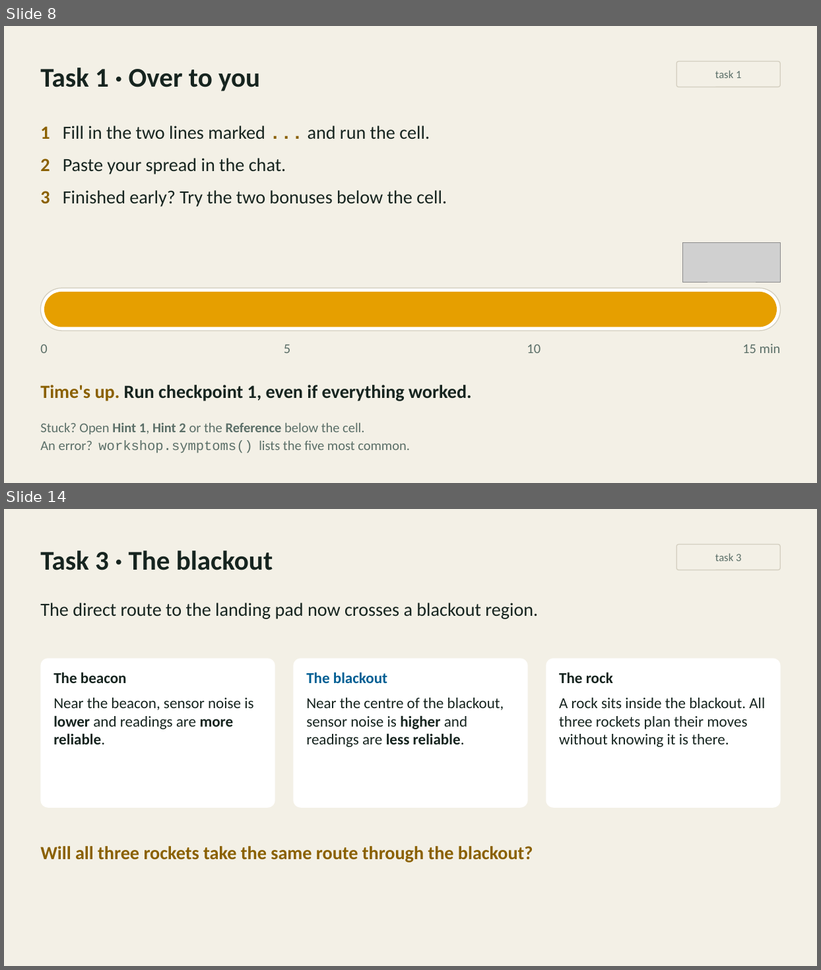
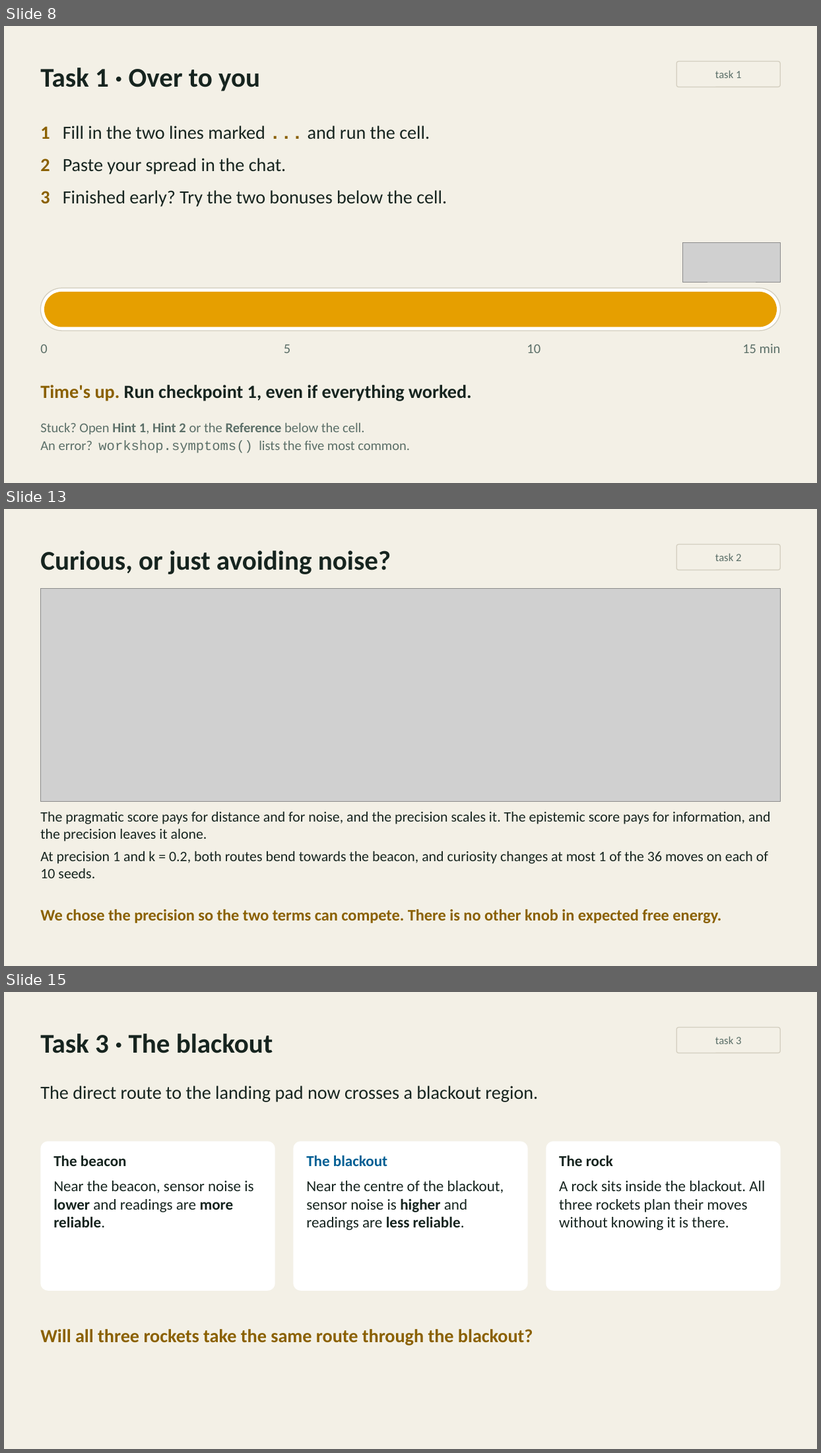
Before and after one commit to inferogenesis/cpomdp-workshop, a slide deck: deck/cpomdp_symposium_2026.pptx. Shown one above the other, each under a label of ours: slides 8 and 14 before the commit, slides 8, 13 and 15 after it; the slides between them are not shown. The pictures are 821x970 and 821x1453 pixels, drawn with LibreOffice and Linux fonts; fonts in the diff are those of the drawing; grey boxes stand for pictures. Boxes give left, top, right and bottom in pixels: in the first picture for what was removed or moved away, otherwise in the second. Text is boxed around its words. In the diff, an @@ line names an element or a change of style, - is before the commit and + after.

Commit message:
feat: rebuild Task 2's slides around the curiosity pair and the precision dial

```diff
--- a/deck/cpomdp_symposium_2026.pptx
+++ b/deck/cpomdp_symposium_2026.pptx
@@ slide 13 added at <box>4,509,817,966</box>, background #F3F0E6 @@
@@ rounded rectangle added at <box>677,545,781,570</box>, outline #D3CEBF 1 pt, 13 pt, text #5B6F68 @@
+task 2
@@ text added at <box>40,551,391,574</box>, 32 pt, text #16241F, bold @@
+Curious, or just avoiding noise?
@@ picture added at <box>40,588,781,802</box> @@
@@ text added at <box>40,812,770,879</box>, 17 pt, text #16241F @@
+The pragmatic score pays for distance and for noise, and the precision scales it. The epistemic score pays for information, and the precision leaves it alone.
+At precision 1 and k = 0.2, both routes bend towards the beacon, and curiosity changes at most 1 of the 36 moves on each of 10 seeds.
@@ text added at <box>40,910,721,923</box>, 19 pt, text #8A6000, bold @@
+We chose the precision so the two terms can compete. There is no other knob in expected free energy.
@@ what was slide 14 is now slide 15 @@
```
Also in this commit, not shown: 6 slides changed, 1 other slide added, 1 slide removed, 14 other files.
